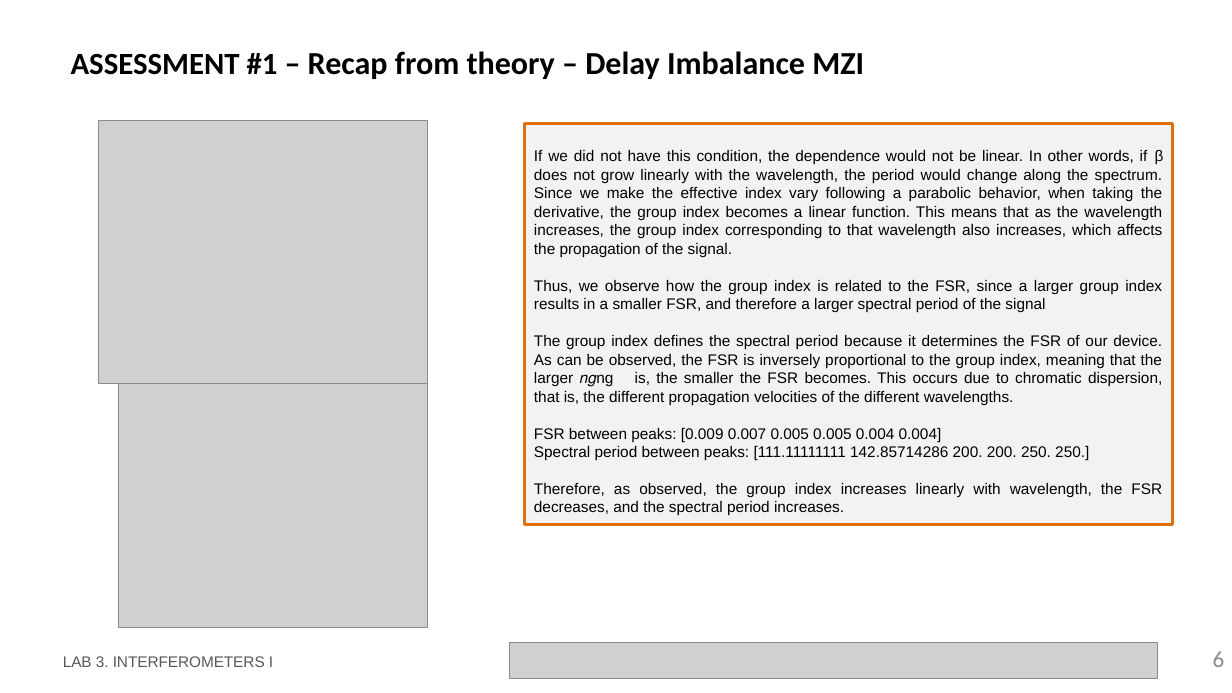
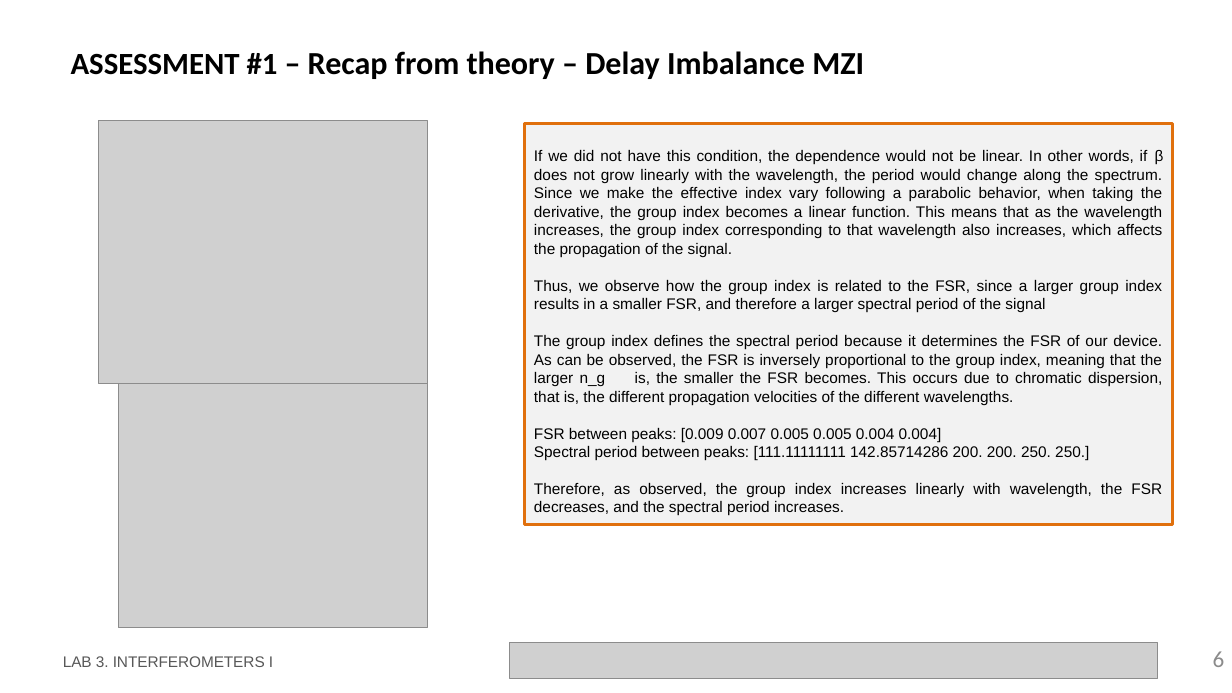
Before and after one commit to PauDaniOrtiz/pic-upv-lab3_copy, a slide deck: slide 6 of LabBook_3.pptx. Drawn at 1232x693 pixels with LibreOffice and Linux fonts; fonts in the diff are those of the drawing; grey boxes stand for pictures; background and template pictures are left out. Boxes give left, top, right and bottom in pixels: in the first picture for what was removed or moved away, otherwise in the second. Text is boxed around its words. In the diff, an @@ line names an element or a change of style, - is before the commit and + after.

Commit message:
Version_2

```diff
--- a/LabBook_3.pptx
+++ b/LabBook_3.pptx
@@ text in rectangle at <box>534,335,1162,405</box>: text changed @@
-The group index defines the spectral period because it determines the FSR of our device. As can be observed, the FSR is inversely proportional to the group index, meaning that the larger 𝑛𝑔ng is, the smaller the FSR becomes. This occurs due to chromatic dispersion, that is, the different propagation velocities of the different wavelengths.
+The group index defines the spectral period because it determines the FSR of our device. As can be observed, the FSR is inversely proportional to the group index, meaning that the larger n_g is, the smaller the FSR becomes. This occurs due to chromatic dispersion, that is, the different propagation velocities of the different wavelengths.
```
